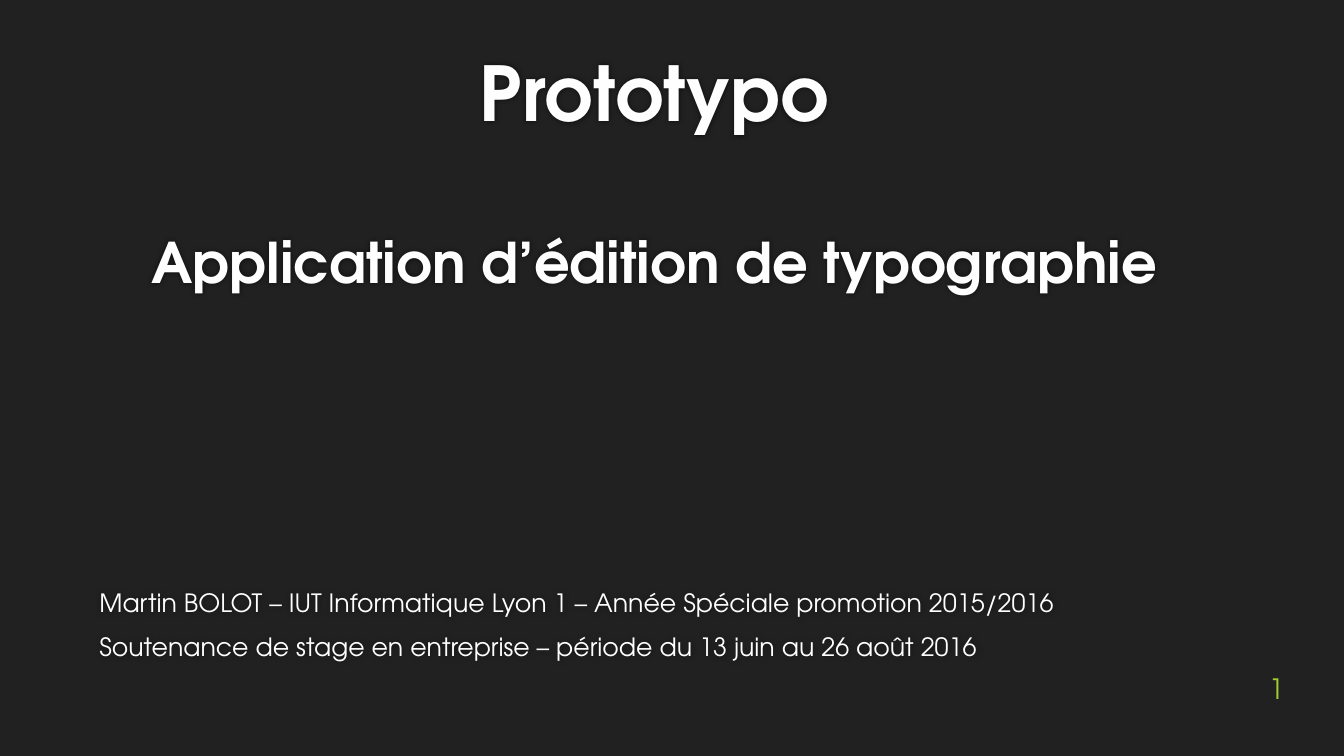
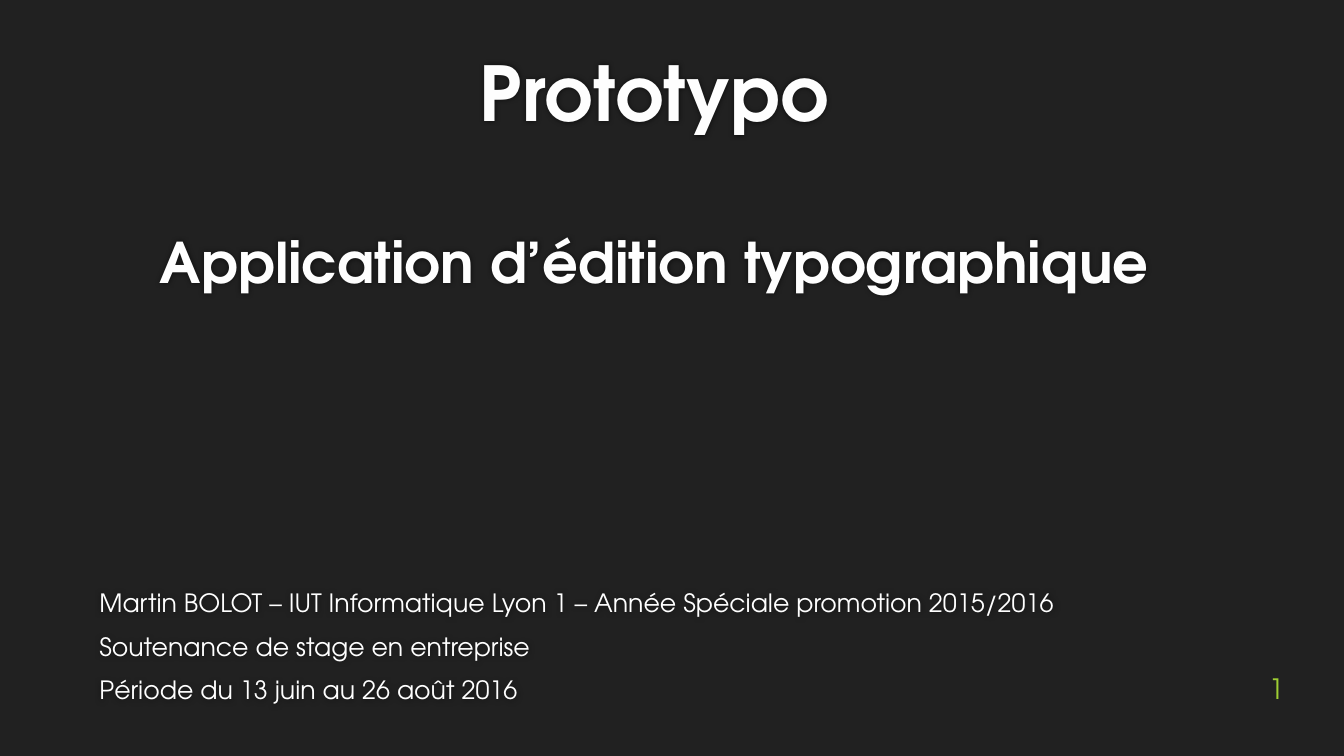
Before and after one commit to MartinBolot/Cours-IUT-Lyon1, a slide deck: slide 1 of Stage/Soutenance/presentation_soutenance.pptx. Drawn at 1344x756 pixels with LibreOffice and Linux fonts; fonts in the diff are those of the drawing; background and template pictures are left out. Boxes give left, top, right and bottom in pixels: in the first picture for what was removed or moved away, otherwise in the second. Text is boxed around its words. In the diff, an @@ line names an element or a change of style, - is before the commit and + after.

Commit message:
avancee soutenance

```diff
--- a/Stage/Soutenance/presentation_soutenance.pptx
+++ b/Stage/Soutenance/presentation_soutenance.pptx
@@ title at (160, 65, 1149, 296): text changed @@
-Prototypo
-Application d’édition de typographie
+Prototypo
+Application d’édition typographique
@@ subtitle at (99, 637, 529, 704): text changed @@
-Soutenance de stage en entreprise – période du 13 juin au 26 août 2016
+Soutenance de stage en entreprise
+Période du 13 juin au 26 août 2016
```
Also in this commit, not shown: 1 other slide changed, 3 slides added, 2 slides removed, 8 other files.
